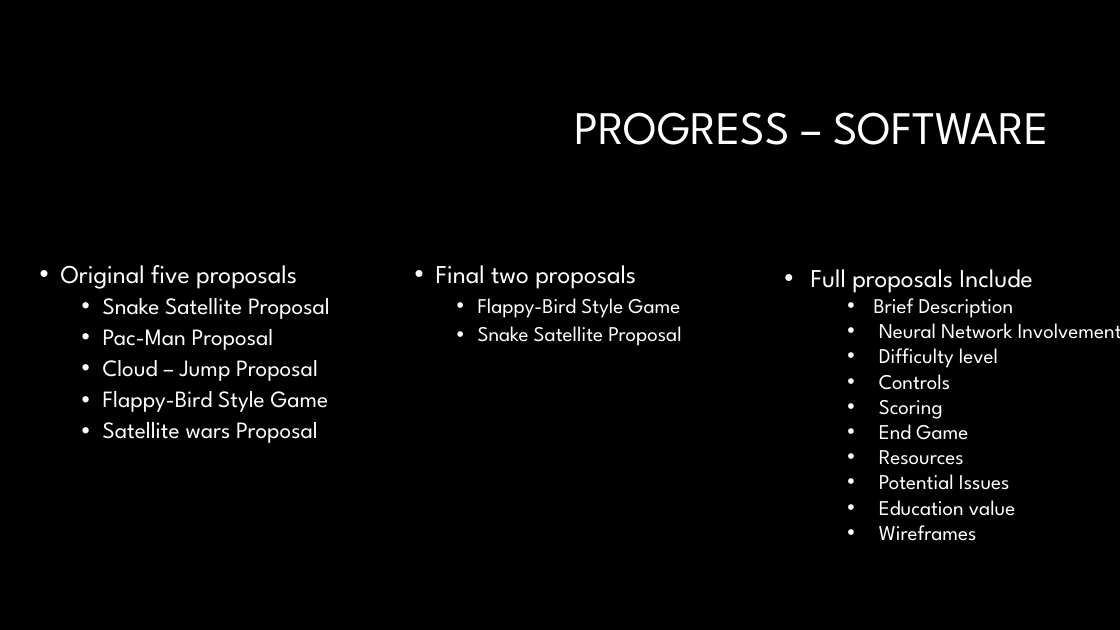
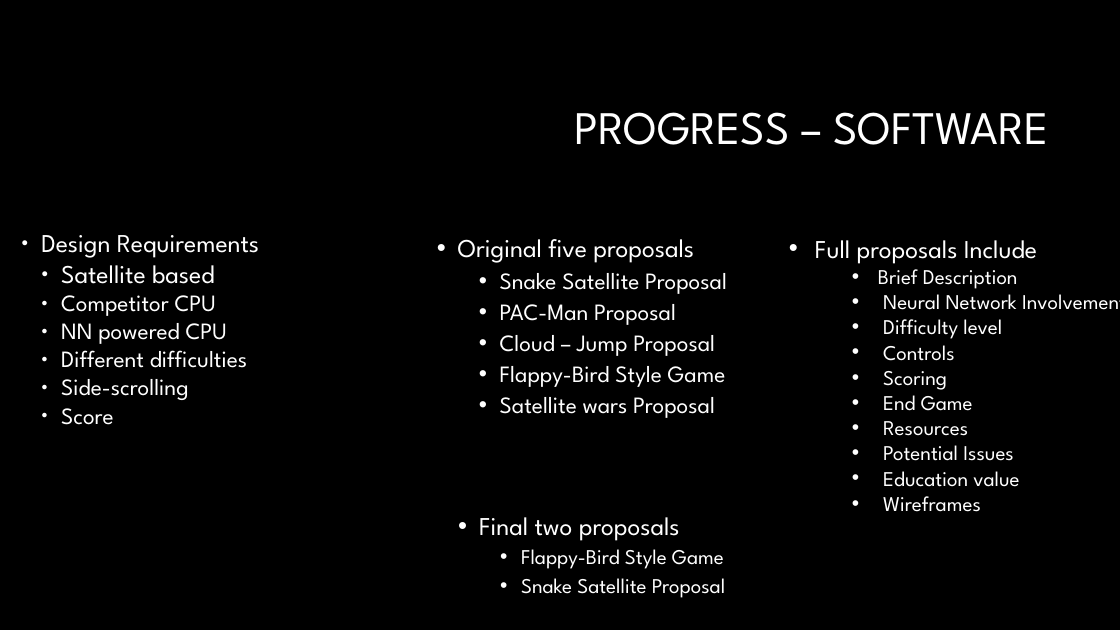
Before and after one commit to Craft-Prospect/Super-FLI, a slide deck: slide 5 of CustomerFiles/Demo_Docs/demo1_test.pptx (slide 4 before the commit). Drawn at 1120x630 pixels with LibreOffice and Linux fonts; fonts in the diff are those of the drawing; background and template pictures are left out. Boxes give left, top, right and bottom in pixels: in the first picture for what was removed or moved away, otherwise in the second. Text is boxed around its words. In the diff, an @@ line names an element or a change of style, - is before the commit and + after.

```diff
--- a/CustomerFiles/Demo_Docs/demo1_test.pptx
+++ b/CustomerFiles/Demo_Docs/demo1_test.pptx
@@ text added at bbox=[41, 235, 259, 425], 20 pt, text #FFFFFF @@
+● Design Requirements
+  ● Satellite based
+  ● Competitor CPU
+  ● NN powered CPU
+  ● Different difficulties
+  ● Side-scrolling
+  ● Score
@@ text "Original five proposals": place and size @@
-text "Original five proposals" at bbox=[61, 265, 330, 443]
+text "Original five proposals" at bbox=[458, 239, 727, 418]
@@ text "Full proposals Include" rewrapped from bbox=[811, 269, 1120, 541] to bbox=[815, 240, 1120, 512] @@
@@ text at bbox=[500, 304, 676, 325]: text changed @@
-  • Pac-Man Proposal
+  • PAC-Man Proposal
@@ text "Final two proposals": place and size @@
-text "Final two proposals" at bbox=[436, 265, 681, 346]
+text "Final two proposals" at bbox=[479, 517, 725, 598]
```
Also in this commit, not shown: 2 other slides changed, 2 slides added, 1 slide removed.
